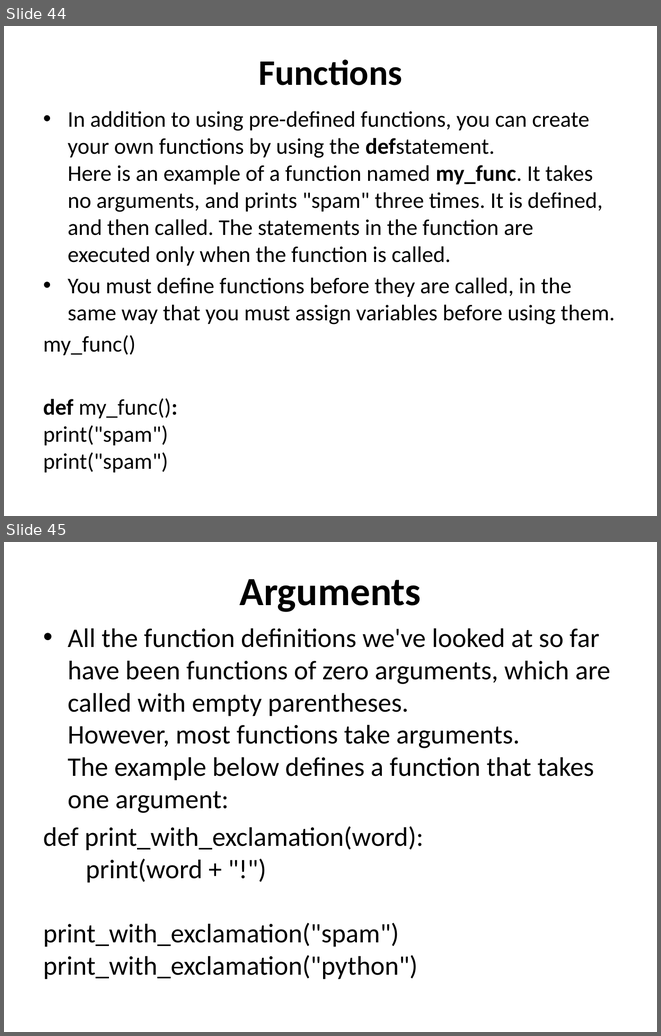
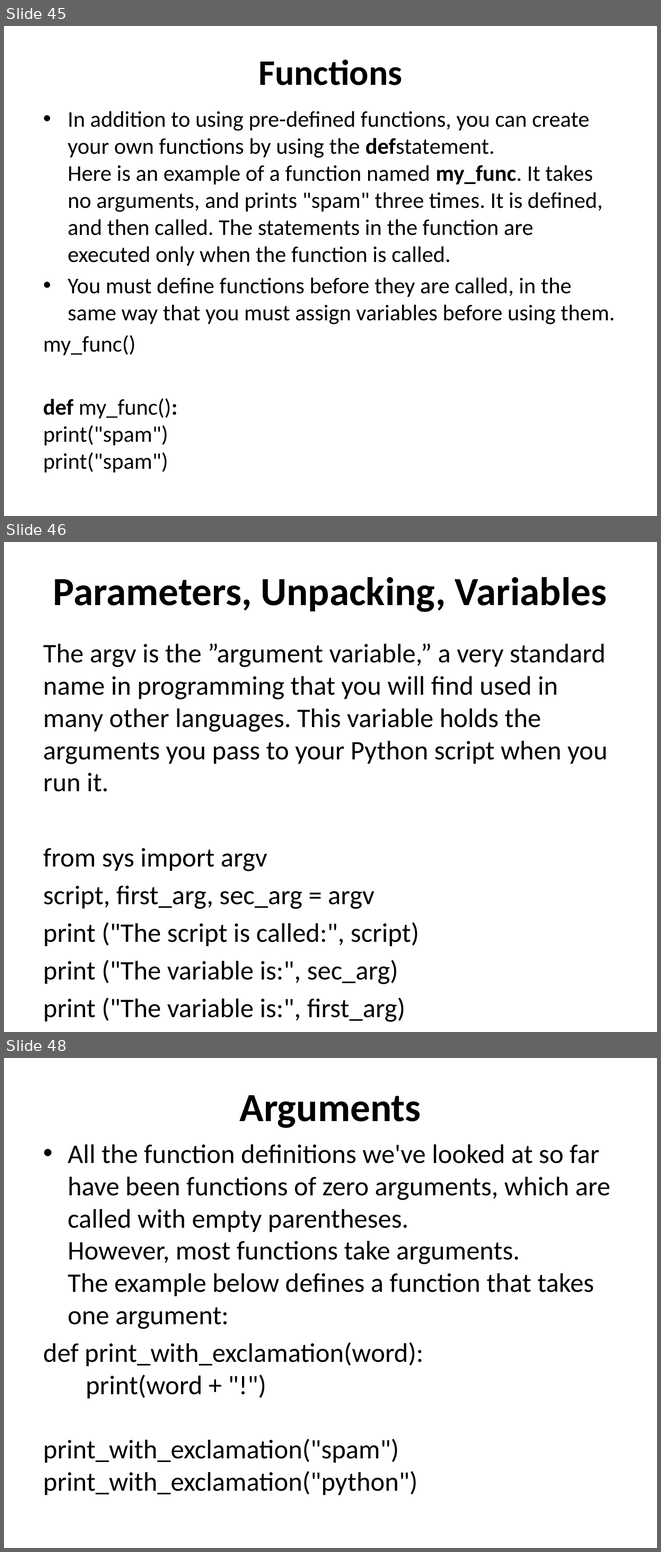
Before and after one commit to sip11/python, a slide deck: What is Python.pptx. Shown one above the other, each under a label of ours: slides 44 and 45 before the commit, slides 45, 46 and 48 after it; the slides between them are not shown. The pictures are 661x1036 and 661x1552 pixels, drawn with LibreOffice and Linux fonts; fonts in the diff are those of the drawing. Boxes give left, top, right and bottom in pixels: in the first picture for what was removed or moved away, otherwise in the second. Text is boxed around its words. In the diff, an @@ line names an element or a change of style, - is before the commit and + after.

```diff
--- a/What is Python.pptx
+++ b/What is Python.pptx
@@ slide 46 added at <box>4,542,657,1032</box>, background #FFFFFF @@
@@ title added at <box>53,577,607,612</box>, 44 pt, text #000000, bold @@
+Parameters, Unpacking, Variables
@@ text added at <box>43,643,608,984</box>, 29.6 pt, text #000000 @@
+The argv is the ”argument variable,” a very standard name in programming that you will find used in many other languages. This variable holds the arguments you pass to your Python script when you run it.
+from sys import argv
+script, first_arg, sec_arg = argv
+print ("The script is called:", script)
+print ("The variable is:", sec_arg)
+print ("The variable is:", first_arg)
@@ what was slide 44 is now slide 45 @@
@@ what was slide 45 is now slide 48 @@
```
Also in this commit, not shown: 1 slide changed, 13 other slides added.
